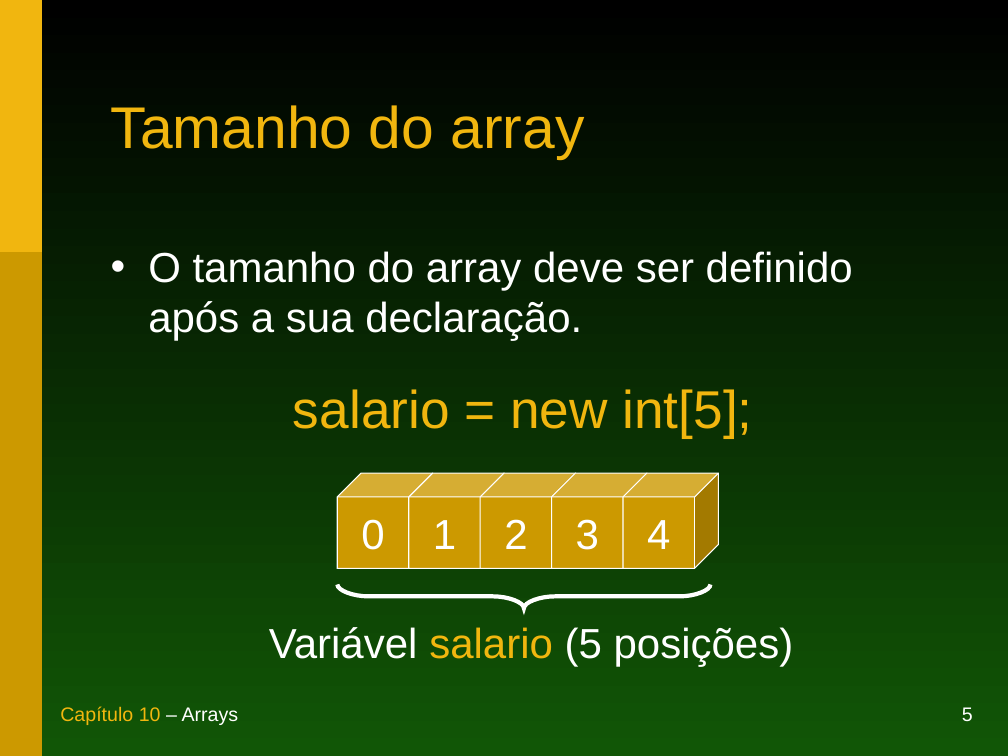
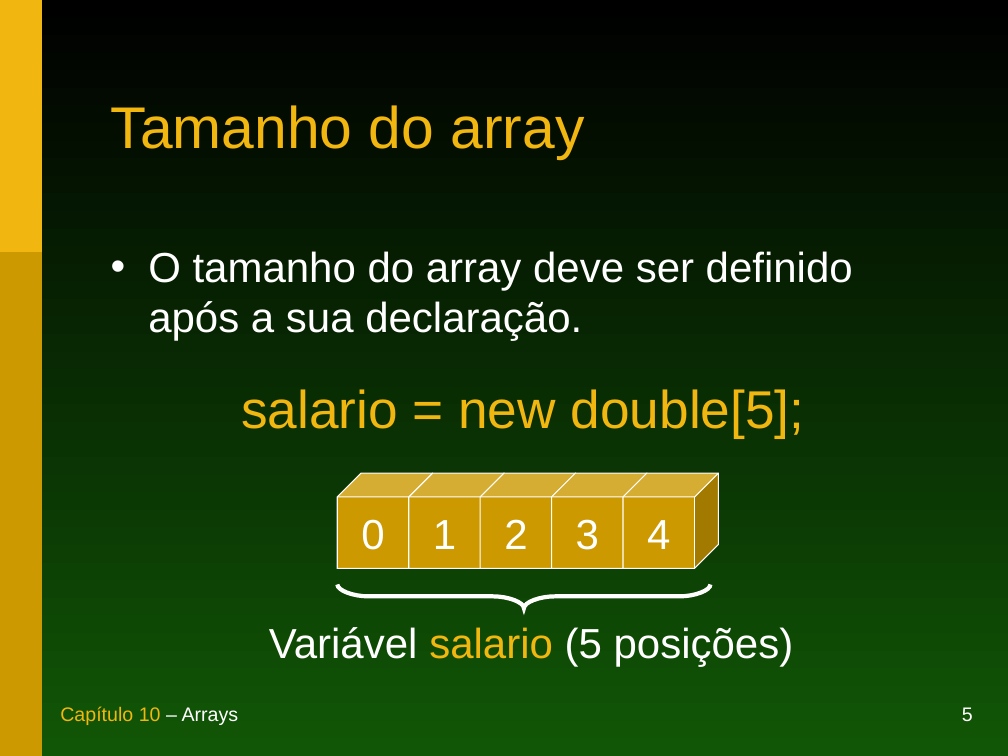
Before and after one commit to duchesqui/slzvieira-training, a slide deck: slide 5 of trunk/1-Java-Programmer-Modulo-I/05.Capitulo10.ppt. Drawn at 1008x756 pixels with LibreOffice and Linux fonts; fonts in the diff are those of the drawing. Boxes give left, top, right and bottom in pixels: in the first picture for what was removed or moved away, otherwise in the second. Text is boxed around its words. In the diff, an @@ line names an element or a change of style, - is before the commit and + after.

```diff
--- a/trunk/1-Java-Programmer-Modulo-I/05.Capitulo10.ppt
+++ b/trunk/1-Java-Programmer-Modulo-I/05.Capitulo10.ppt
@@ text at (x1=241, y1=389, x2=805, y2=438): text changed @@
-salario = new int[5];
+salario = new double[5];
```
Also in this commit, not shown: 36 other files.
